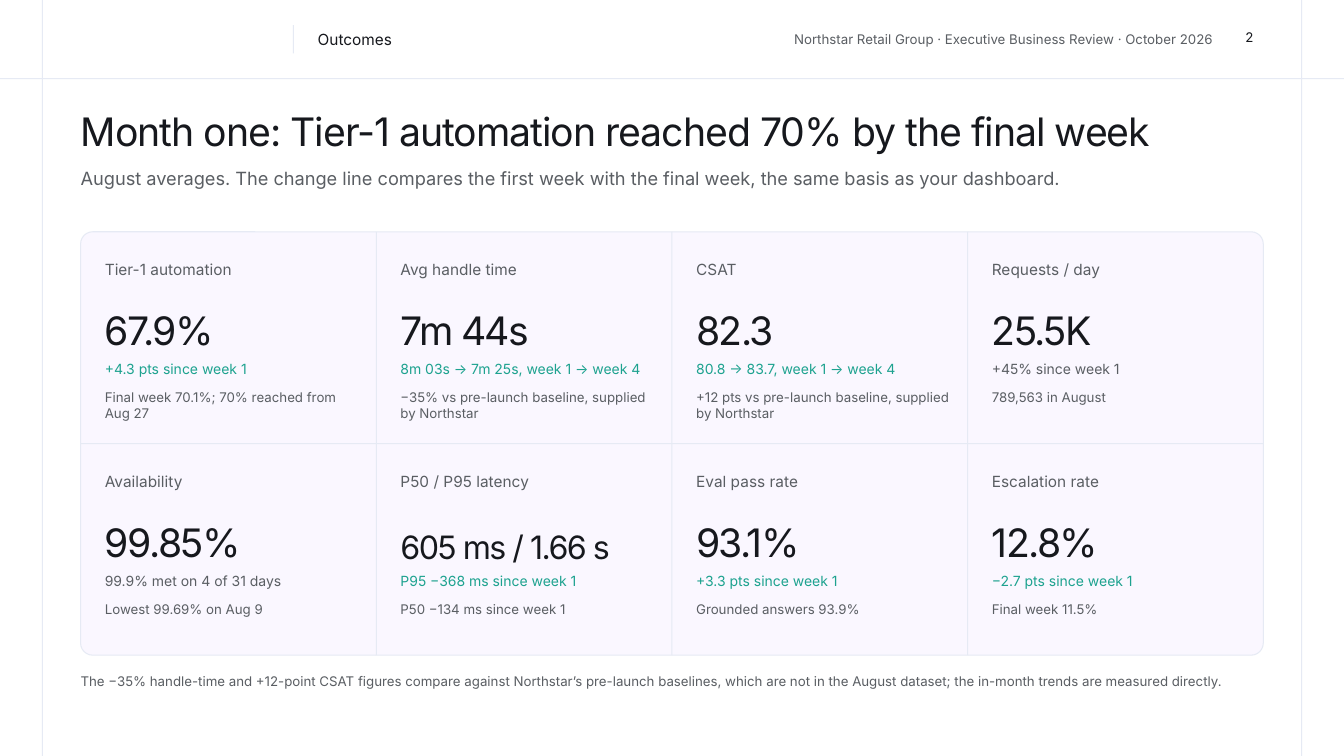
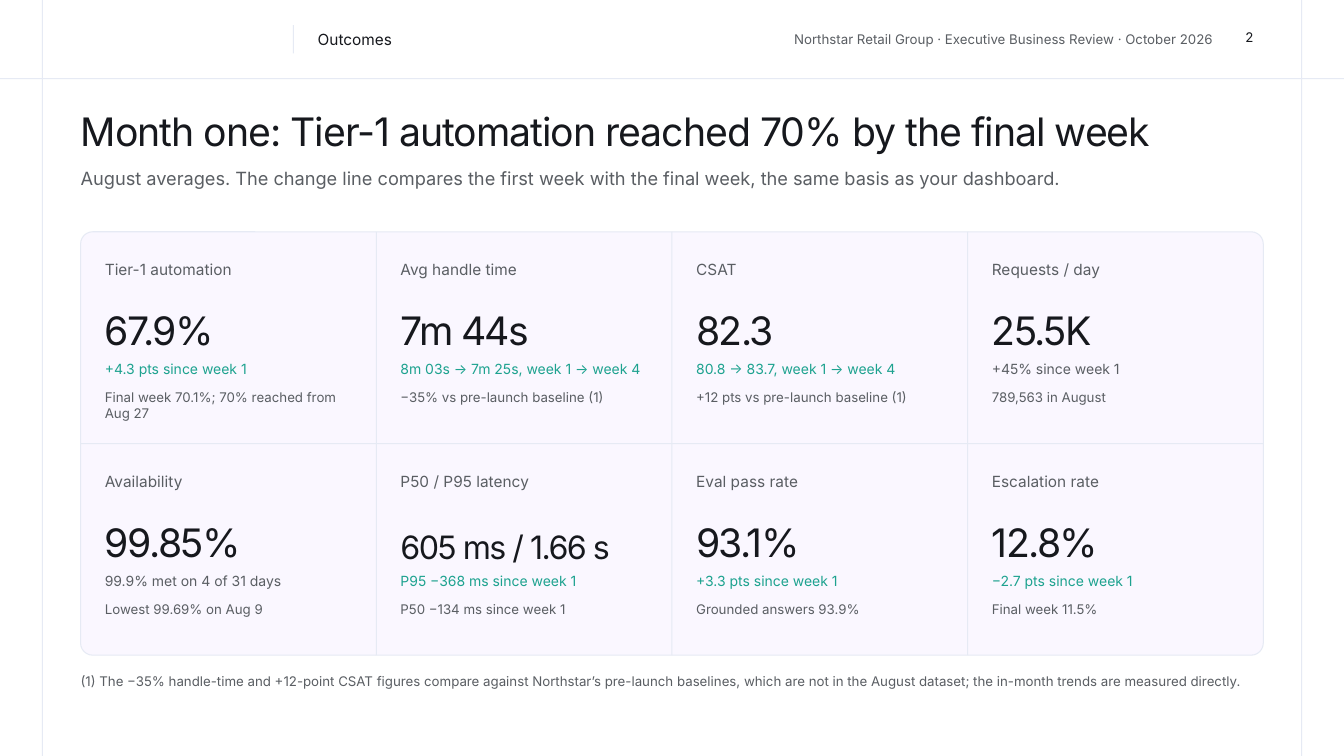
Before and after one commit to abbzonline/northstar-dashboards, a slide deck: slide 2 of ebr/Northstar_EBR_Oct2026.pptx. Drawn at 1344x756 pixels with LibreOffice and Linux fonts; fonts in the diff are those of the drawing; background and template pictures are left out. Boxes give left, top, right and bottom in pixels: in the first picture for what was removed or moved away, otherwise in the second. Text is boxed around its words. In the diff, an @@ line names an element or a change of style, - is before the commit and + after.

```diff
--- a/ebr/Northstar_EBR_Oct2026.pptx
+++ b/ebr/Northstar_EBR_Oct2026.pptx
@@ text at (400,391,603,405): text changed @@
-−35% vs pre-launch baseline, supplied by Northstar
+−35% vs pre-launch baseline (1)
@@ text at (696,391,907,405): text changed @@
-+12 pts vs pre-launch baseline, supplied by Northstar
++12 pts vs pre-launch baseline (1)
@@ text at (81,675,1241,689): text changed @@
-The −35% handle-time and +12-point CSAT figures compare against Northstar’s pre-launch baselines, which are not in the August dataset; the in-month trends are measured directly.
+(1) The −35% handle-time and +12-point CSAT figures compare against Northstar’s pre-launch baselines, which are not in the August dataset; the in-month trends are measured directly.
```
Also in this commit, not shown: 4 other slides changed, 1 slide removed, 4 other files.
